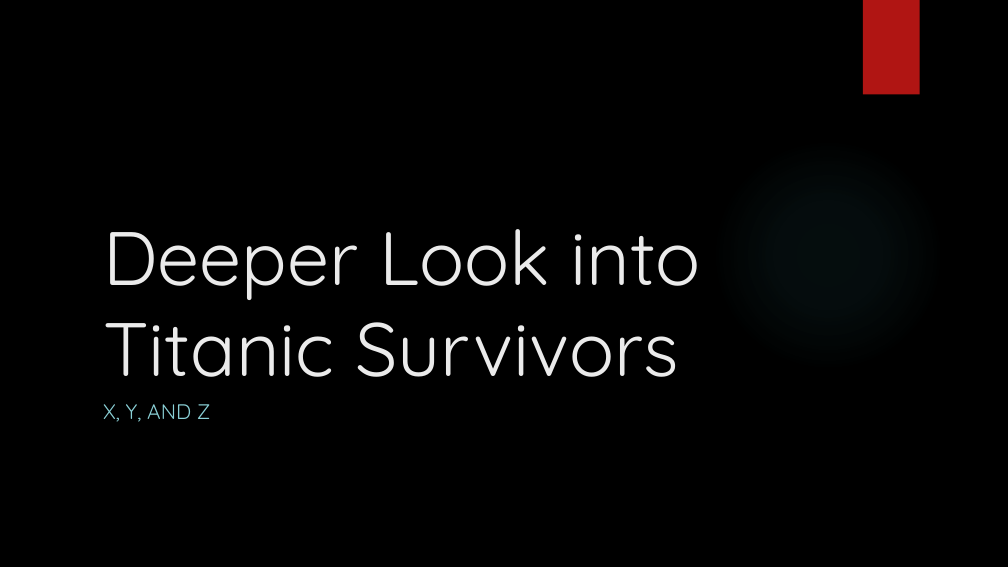
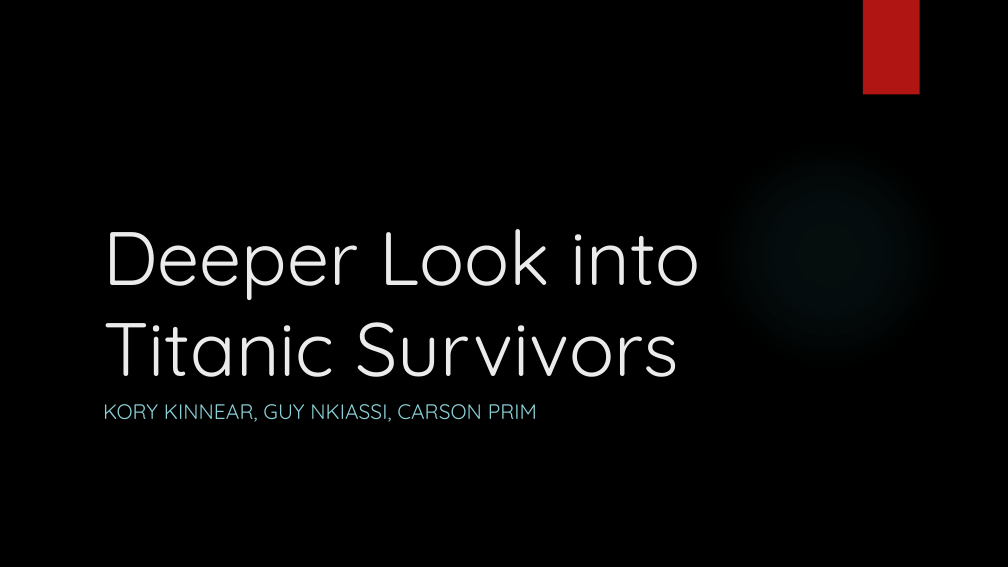
Before and after one commit to Kmkinnear/Data_Project, a slide deck: slide 1 of Presentation.pptx. Drawn at 1008x567 pixels with LibreOffice and Linux fonts; fonts in the diff are those of the drawing; background and template pictures are left out. Boxes give left, top, right and bottom in pixels: in the first picture for what was removed or moved away, otherwise in the second. Text is boxed around its words. In the diff, an @@ line names an element or a change of style, - is before the commit and + after.

```diff
--- a/Presentation.pptx
+++ b/Presentation.pptx
@@ subtitle at [103, 404, 537, 422]: text changed @@
-X, Y, AND Z
+KORY KINNEAR, GUY NKIASSI, CARSON PRIM
```
Also in this commit, not shown: 2 other slides changed, 7 slides added, 1 slide removed.
